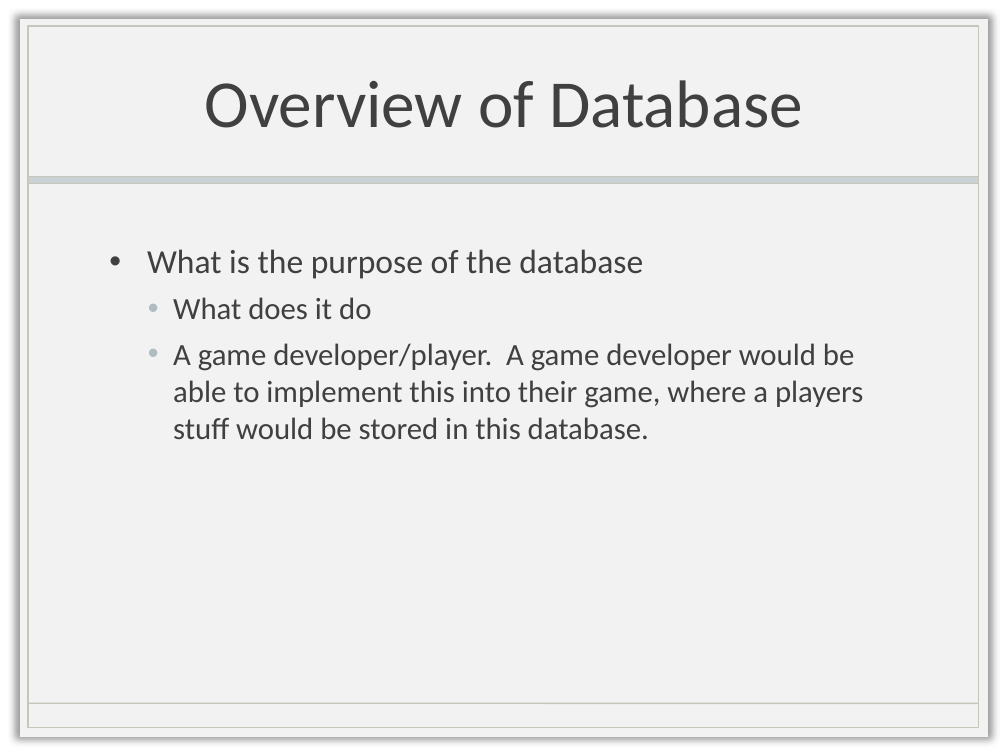
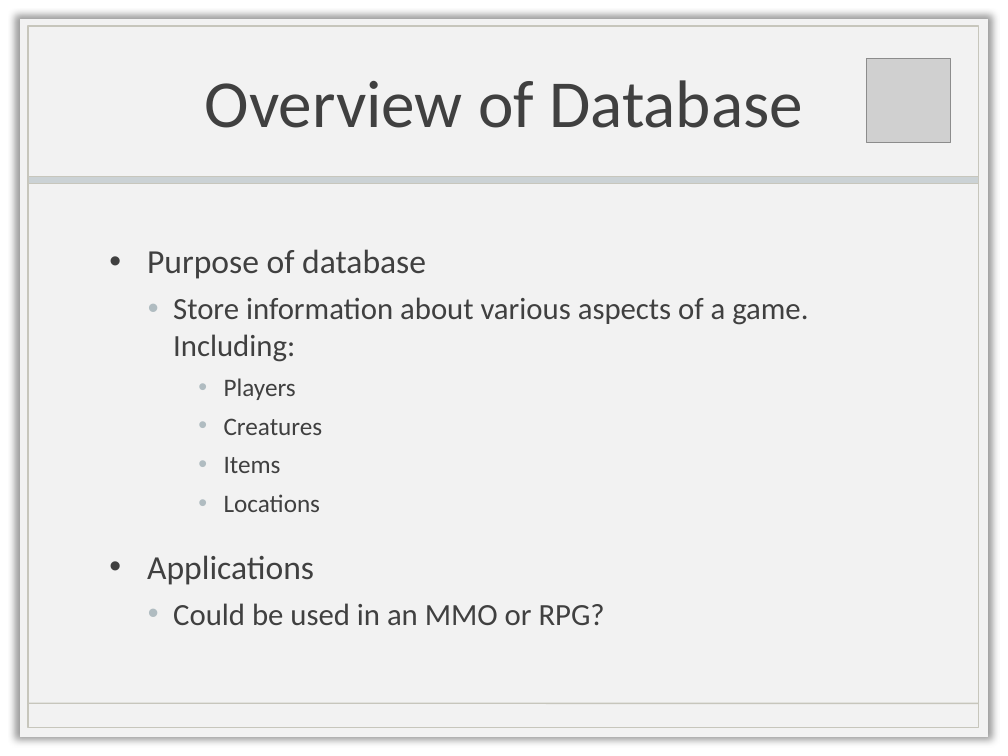
Before and after one commit to IsabellaBoone/Database-Visualizer, a slide deck: slide 3 of Presentation.pptx. Drawn at 1008x756 pixels with LibreOffice and Linux fonts; fonts in the diff are those of the drawing; grey boxes stand for pictures; background and template pictures are left out. Boxes give left, top, right and bottom in pixels: in the first picture for what was removed or moved away, otherwise in the second. Text is boxed around its words. In the diff, an @@ line names an element or a change of style, - is before the commit and + after.

```diff
--- a/Presentation.pptx
+++ b/Presentation.pptx
@@ picture added at [867,58,951,142] @@
@@ text at [147,249,808,625]: text changed @@
-• What is the purpose of the database
-  • What does it do
-  • A game developer/player. A game developer would be able to implement this into their game, where a players stuff would be stored in this database.
+• Purpose of database
+  • Store information about various aspects of a game. Including:
+      • Players
+      • Creatures
+      • Items
+      • Locations
+• Applications
+  • Could be used in an MMO or RPG?
```
Also in this commit, not shown: 1 other slide changed.
